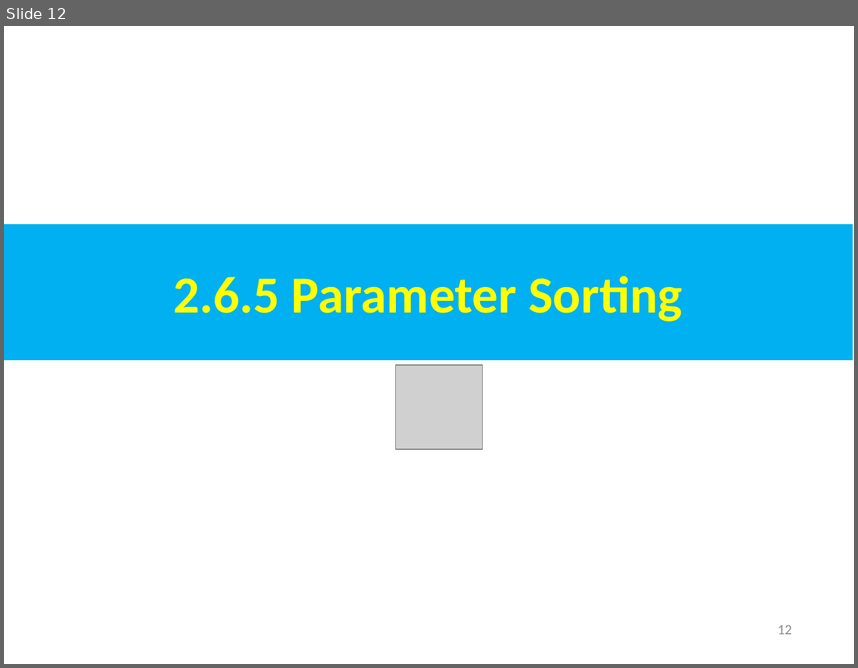
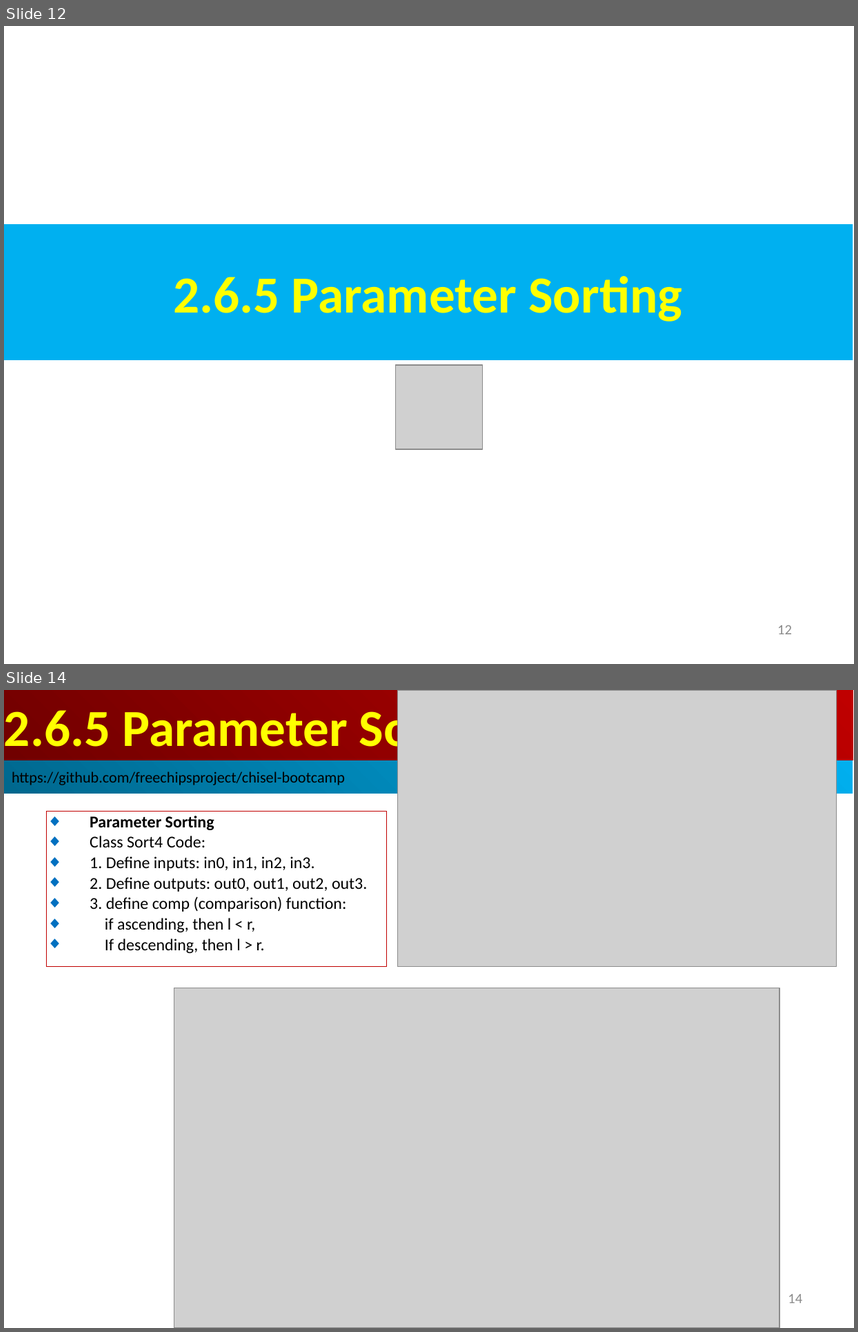
Before and after one commit to peterhchen/AIU_CS800_Chisel, a slide deck: 300_UCB_BC/003.1_Parameter/000_Video/003.1_Parameter.ppt. Shown one above the other, each under a label of ours: slide 12 before the commit, slides 12 and 14 after it; the slides between them are not shown. The pictures are 858x668 and 858x1332 pixels, drawn with LibreOffice and Linux fonts; fonts in the diff are those of the drawing; grey boxes stand for pictures. Boxes give left, top, right and bottom in pixels: in the first picture for what was removed or moved away, otherwise in the second. Text is boxed around its words. In the diff, an @@ line names an element or a change of style, - is before the commit and + after.

```diff
--- a/300_UCB_BC/003.1_Parameter/000_Video/003.1_Parameter.ppt
+++ b/300_UCB_BC/003.1_Parameter/000_Video/003.1_Parameter.ppt
@@ slide 14 added at [4,690,854,1328], background #FFFFFF @@
@@ rectangle added at [4,690,853,760], fill gradient #BF0000 to #710000, 44 pt, text #FFFF00, bold @@
+2.6.5 Parameter Sorting
@@ picture added at [397,690,836,966] @@
@@ rectangle added at [4,760,853,793], fill gradient #00AFEF to #00688E, 13 pt, text #000000 @@
+https://github.com/freechipsproject/chisel-bootcamp
@@ rectangle added at [47,811,386,966], outline #C00000 0.74 pt, 14 pt, text #000000 @@
+◆ Parameter Sorting
+◆ Class Sort4 Code:
+◆ 1. Define inputs: in0, in1, in2, in3.
+◆ 2. Define outputs: out0, out1, out2, out3.
+◆ 3. define comp (comparison) function:
+◆ if ascending, then l < r,
+◆ If descending, then l > r.
@@ picture added at [174,987,780,1328] @@
@@ page number added at [788,1294,802,1303], 12 pt, text #8B8B8B @@
+14
```
Also in this commit, not shown: 2 slides changed, 37 other slides added.
